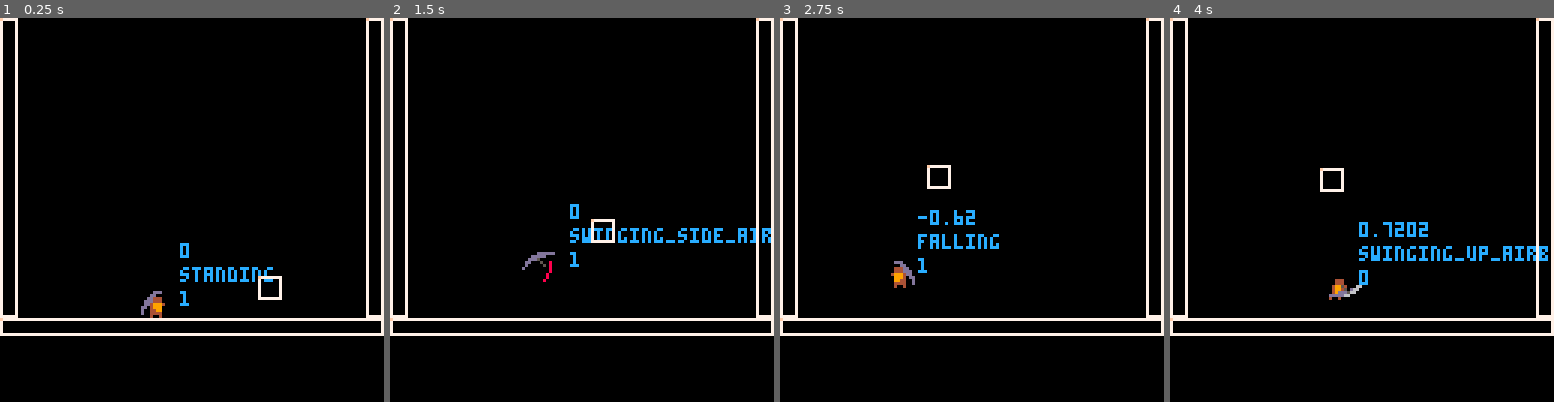
Above: before the commit, frames 1-4 (left to right).
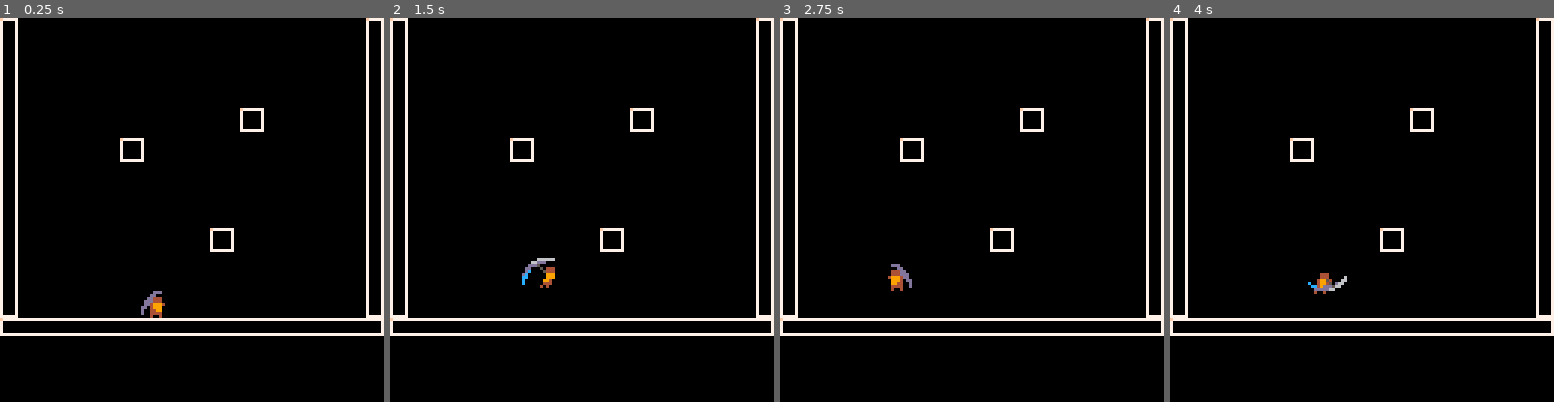
Above: after the commit, the same moments.

Repository: aylanonsense/pico-mining-pick
Game: PICO-8 cartridge cart.p8
Two runs of this game, one before a commit and one after it. Both use one fixed random seed, a clock stepped at 60 frames per second and the inputs below.
Inputs:
- Up to frame 1 (0.25 s): no input
- Up to frame 2 (1.5 s): tap O (Z key) at 0.33, 0.7, 1.43 s; tap X (X key) at 1.07 s
- Up to frame 3 (2.75 s): hold Left 1.97-2.37 s; tap X (X key) at 2.07, 2.4, 2.73 s; tap O (Z key) at 2.22 s; hold Down from 2.42 s (still down)
- Up to frame 4 (4 s): release Down at 2.82 s; hold Right 2.87-3.53 s; tap X (X key) at 3.07, 3.4, 3.73 s; tap O (Z key) at 3.1, 3.98 s; hold Up from 3.58 s (still down)

The runs differ from the first frame. In frame 1, 1.3% of the frame differs, in the area x 31-74%, y 23-75%; in frame 2, 2.0%; in frame 3, 1.6%; in frame 4, 2.4%, in the area x 31-99%, y 23-74%.

Commit message:
Downward swing animation

Diff:
--- a/cart.p8
+++ b/cart.p8
@@ -43,17 +43,18 @@
 		height=7,
 		collision_channel=1,
 		standing_platform=nil,
-		-- held_platform=nil,
+		hanging_platform=nil,
+		hanging_dx=0,
+		hanging_dy=0,
 		input_x=0,
 		input_y=0,
 		facing=1,
 		state=nil,
 		state_frames=0,
 		state_data=nil,
-		-- swing_type=nil,
 		animation_frame=nil,
-		-- hitbox_channel=1,
-		-- hitboxes=nil,
+		hitbox_channel=1,
+		hitboxes=nil,
 		state_diagram={
 			standing={
 				animation={{1}},
@@ -75,21 +76,6 @@
 				can_switch_facing=true,
 				is_airborne=false
 			},
-			swinging_up={
-				animation={{1}},
-				can_switch_facing=false,
-				is_airborne=false
-			},
-			swinging_side={
-				animation={{1}},
-				can_switch_facing=false,
-				is_airborne=false
-			},
-			swinging_down={
-				animation={{1}},
-				can_switch_facing=false,
-				is_airborne=false
-			},
 			jumping={
 				animation={
 					{10,0,0,4},
@@ -104,7 +90,6 @@
 				is_airborne=true
 			},
 			hanging={
-				animation={{1}},
 				can_switch_facing=false,
 				is_airborne=true
 			},
@@ -116,36 +101,42 @@
 				is_airborne=false,
 				next="standing"
 			},
-			swinging_up_airborne={
+			swinging_up={
 				animation={
 					{2,2,0,3,{}},
-					{3,2,0,2,{8,4,3,3}},
-					{4,-2,0,2,{}},
+					{3,2,0,2,{4,-8,7,7}},
+					{4,-2,0,2,{-5,-7,7,7}},
 					{5,-2,0,12,{}}
 				},
 				can_switch_facing=false,
 				is_airborne=true,
 				next="falling"
 			},
-			swinging_side_airborne={
+			swinging_side={
 				animation={
 					{6,-2,5,3,{}},
-					{7,2,5,2,{8,4,3,3}},
-					{8,2,5,2,{}},
+					{7,2,5,2,{5,-2,7,7}},
+					{8,2,5,2,{4,4,7,7}},
 					{9,-2,5,12,{}}
 				},
 				can_switch_facing=false,
 				is_airborne=true,
 				next="falling"
 			},
-			swinging_down_airborne={
-				animation={{1}},
+			swinging_down={
+				animation={
+					{12,1,6,3,{}},
+					{13,1,6,2,{5,-2,7,7}},
+					{14,-2,6,2,{4,4,7,7}},
+					{15,-2,6,12,{}}
+				},
 				can_switch_facing=false,
-				is_airborne=true
+				is_airborne=true,
+				next="falling"
 			}
 		},
 		init=function(self)
-			-- self.hitboxes={}
+			self.hitboxes={}
 			self:set_state("standing")
 			self:calc_animation_frame()
 		end,
@@ -157,101 +148,119 @@
 			if self.standing_platform then
 				base_vx,base_vy=self.standing_platform.vx,self.standing_platform.vy
 			end
-			-- fall downwards
-			self.vy+=0.05
-			-- jump when x is pressed
-			if button_presses[5]<5 and self.standing_platform then
-				self.vy=base_vy-1.6
-				button_presses[5]=99
-				self:set_state("jumping")
-				self.standing_platform=nil
-			-- land upon touching the ground
-			elseif self.state_data.is_airborne and self.standing_platform then
-				self:set_state("landing")
-			end
-			-- releasing x causes early deceleration
-			if self.state=="jumping" and self.state_frames>5 and not buttons[5] then
-				self:set_state("falling")
-				if self.vy<base_vy-0.6 then
-					self.vy=base_vy-0.6
-				end
-			end
-			local max_speed=1
-			local dec=0.2
-			local max_dec=0.4
-			local turn_around_dec=0.4
-			local acc=0.3
-			if self.state_data.is_airborne then
-				max_speed=1
-				dec=0.02
-				max_dec=0.2
-				turn_around_dec=0.1
-				acc=0.07
-			end
-			if self.input_x!=0 then
-				-- run forward
-				if self.vx==base_vx or (self.vx>base_vx)==(self.input_x>0) then
-					if self.vx==mid(base_vx-max_speed,self.vx,base_vx+max_speed) then
-						self.vx=mid(base_vx-max_speed,self.vx+self.input_x*acc,base_vx+max_speed)
-					end
+			if self.hanging_platform then
+				base_vx,base_vy=self.hanging_platform.vx,self.hanging_platform.vy
+			end
+			-- jump while hanging
+			if self.state=="hanging" then
+				self.vx=self.hanging_platform.vx
+				self.vy=self.hanging_platform.vy
+				if button_presses[5]<5 then
+					self:set_state("jumping")
+					self.hanging_platform=nil
+					if self.input_x==0 then
+						self.vy=ternary(self.input_y>0,base_vy+0.3,base_vy-1.5)
+						button_presses[5]=99
+					else
+						self.facing=self.input_x
+						self.vx=base_vx+1.5*self.input_x
+						self.vy=base_vy-0.8
+					end
+				end
+			end
+			if self.state!="hanging" then
+				-- fall downwards
+				self.vy+=0.05
+				-- jump when x is pressed
+				if button_presses[5]<5 and self.standing_platform then
+					self.vy=base_vy-1.6
+					button_presses[5]=99
+					self:set_state("jumping")
+					self.standing_platform=nil
+				-- land upon touching the ground
+				elseif self.state_data.is_airborne and self.standing_platform then
+					self:set_state("landing")
+				end
+				-- releasing x causes early deceleration
+				if self.state=="jumping" and self.state_frames>3 and not buttons[5] then
+					self:set_state("falling")
+					if self.vy<base_vy-0.6 then
+						self.vy=base_vy-0.6
+					end
+				end
+				local max_speed=1
+				local dec=0.2
+				local max_dec=0.4
+				local turn_around_dec=0.4
+				local acc=0.3
+				if self.state_data.is_airborne then
+					max_speed=ternary(self.state=="jumping",1.5,1)
+					dec=0.02
+					max_dec=0.1
+					turn_around_dec=0.1
+					acc=0.07
+				end
+				if self.input_x!=0 then
+					-- run forward
+					if self.vx==base_vx or (self.vx>base_vx)==(self.input_x>0) then
+						if self.vx==mid(base_vx-max_speed,self.vx,base_vx+max_speed) then
+							self.vx=mid(base_vx-max_speed,self.vx+self.input_x*acc,base_vx+max_speed)
+						end
+						if not self.state_data.is_airborne then
+							self:set_state("running")
+						end
+					-- turn around
+					else
+						self.vx+=self.input_x*turn_around_dec
+						if not self.state_data.is_airborne then
+							self:set_state("turning_around")
+						end
+					end
+				else
+					-- skid to a stop
+					if self.vx>base_vx then
+						self.vx=max(base_vx,self.vx-dec)
+					else
+						self.vx=min(base_vx,self.vx+dec)
+					end
+					if self.vx!=base_vx and not self.state_data.is_airborne then
+						self:set_state("skidding")
+					end
+				end
+				-- stand still
+				if self.vx==base_vx and self.input_x==0 and self.standing_platform and self.state!="landing" then
+					self:set_state("standing")
+				end
+				-- fall off edges
+				if not self.standing_platform and not self.state_data.is_airborne then
+					self:set_state("falling")
+				end
+				-- switch facing
+				if self.input_x!=0 and self.state_data.can_switch_facing then
+					self.facing=self.input_x
+				end
+				-- don't move too fast horizontally
+				if self.vx>base_vx+max_speed then
+					self.vx=max(base_vx+max_speed,self.vx-max_dec)
+				elseif self.vx<base_vx-max_speed then
+					self.vx=min(base_vx-max_speed,self.vx+max_dec)
+				end
+				-- take a swing when z is pressed
+				if button_presses[4]<1 then
 					if not self.state_data.is_airborne then
-						self:set_state("running")
-					end
-				-- turn around
-				else
-					self.vx+=self.input_x*turn_around_dec
-					if not self.state_data.is_airborne then
-						self:set_state("turning_around")
-					end
-				end
-			else
-				-- skid to a stop
-				if self.vx>base_vx then
-					self.vx=max(base_vx,self.vx-dec)
-				else
-					self.vx=min(base_vx,self.vx+dec)
-				end
-				if self.vx!=base_vx and not self.state_data.is_airborne then
-					self:set_state("skidding")
-				end
-			end
-			-- stand still
-			if self.vx==base_vx and self.input_x==0 and self.standing_platform and self.state!="landing" then
-				self:set_state("standing")
-			end
-			-- fall off edges
-			if not self.standing_platform and not self.state_data.is_airborne then
-				self:set_state("falling")
-			end
-			-- switch facing
-			if self.input_x!=0 and self.state_data.can_switch_facing then
-				self.facing=self.input_x
-			end
-			-- don't move too fast horizontally
-			if self.vx>base_vx+max_speed then
-				self.vx=max(base_vx+max_speed,self.vx-max_dec)
-			elseif self.vx<base_vx-max_speed then
-				self.vx=min(base_vx-max_speed,self.vx+max_dec)
-			end
-			-- take a swing when z is pressed
-			if button_presses[4]<1 then
-				button_presses[4]=99
-				local swing_dir="side"
-				if self.input_y<0 then
-					swing_dir="up"
-				elseif self.input_y>0 then
-					swing_dir="down"
-				end
-				self:set_state("swinging_"..swing_dir..ternary(self.state_data.is_airborne,"_airborne",""))
-				-- if self.state=="default" then
-					-- if self.vy>base_vy-1 then
-					-- 	self.vy=min(-0.5,max(self.vy-1.5,base_vy-1))
-					-- end
-				-- end
-			end
-			-- -- keep velocity within reasonable bounds
-			-- self.vx=mid(base_vx-1,self.vx,base_vx+1)
-			-- self.vy=mid(base_vy-2,self.vy,base_vy+2)
+						self.vy=-0.43
+						self.standing_platform=nil
+					end
+					button_presses[4]=99
+					local swing_dir="side"
+					if self.input_y<0 then
+						swing_dir="up"
+					elseif self.input_y>0 then
+						swing_dir="down"
+					end
+					self:set_state("swinging_"..swing_dir)
+				end
+			end
 			-- move and check for collisions
 			self.standing_platform=nil
 			self:apply_velocity()
@@ -259,34 +268,42 @@
 			self:calc_animation_frame()
 		end,
 		post_update=function(self)
-			-- -- calculate hitboxes
-			-- self.hitboxes={}
-			-- if self.state=="swing" then
-			-- 	local i
-			-- 	local hitbox_data=self.animation_frame[2]
-			-- 	for i=1,#hitbox_data,4 do
-			-- 		if self.facing>0 then
-			-- 			add(self.hitboxes,{
-			-- 				x=self.x+hitbox_data[i],
-			-- 				y=self.y+hitbox_data[i+1],
-			-- 				width=hitbox_data[i+2],
-			-- 				height=hitbox_data[i+3]
-			-- 			})
-			-- 		else
-			-- 			add(self.hitboxes,{
-			-- 				x=self.x+self.width-hitbox_data[i]-hitbox_data[i+2],
-			-- 				y=self.y+hitbox_data[i+1],
-			-- 				width=hitbox_data[i+2],
-			-- 				height=hitbox_data[i+3]
-			-- 			})
-			-- 		end
-			-- 	end
-			-- end
+			-- calculate hitboxes
+			self.hitboxes={}
+			local hitbox_data=self.animation_frame[5]
+			if self.state!="hanging" and hitbox_data then
+				local i
+				for i=1,#hitbox_data,4 do
+					if self.facing>0 then
+						add(self.hitboxes,{
+							x=self.x+hitbox_data[i],
+							y=self.y+hitbox_data[i+1],
+							width=hitbox_data[i+2],
+							height=hitbox_data[i+3]
+						})
+					else
+						add(self.hitboxes,{
+							x=self.x+self.width-hitbox_data[i]-hitbox_data[i+2],
+							y=self.y+hitbox_data[i+1],
+							width=hitbox_data[i+2],
+							height=hitbox_data[i+3]
+						})
+					end
+				end
+			end
+			-- hang onto an object
+			if self.state=="hanging" then
+				self.x=self.hanging_platform.x+self.hanging_dx
+				self.y=self.hanging_platform.y+self.hanging_dy
+			end
 		end,
 		draw=function(self)
 			pal(1,0)
 			pal(2,0)
-			-- self:draw_outline()
+			if (self.state=="hanging" and self.state_frames<2) or (self.state!="hanging" and self.state_frames<9) then
+				pal(2,12)
+			end
+			-- pal(2,ternary(self.state=="hanging" or self.state_frames>8,0,12))
 			if self.animation_frame then
 				local sprite=self.animation_frame[1]-1
 				sspr(16*(sprite%8),16*flr(sprite/8),16,16,
@@ -294,10 +311,11 @@
 					self.y+(self.animation_frame[3] or 0)-8.5,
 					16,16,self.facing<0)
 			end
-			print(self.vx,self.x+10,self.y-18,12)
-			print(self.state,self.x+10,self.y-10,12)
-			print(self.state_frames,self.x+10,self.y-2,12)
+			-- print(self.vx,self.x+10,self.y-18,12)
+			-- print(self.state,self.x+10,self.y-10,12)
+			-- print(self.state_frames,self.x+10,self.y-2,12)
 			pal()
+			-- self:draw_outline()
 			-- local i
 			-- for i=1,#self.hitboxes do
 			-- 	rect(self.hitboxes[i].x+0.5,
@@ -307,45 +325,50 @@
 			-- end
 		end,
 		calc_animation_frame=function(self)
-			local frame
-			-- figure out how long the animation lasts
-			local anim_length=0
-			for frame in all(self.state_data.animation) do
-				anim_length+=(frame[4] or 1)
-			end
-			-- figure out which frame of the animation is active
-			local sum=0
-			for frame in all(self.state_data.animation) do
-				if sum<=self.state_frames%anim_length then
-					self.animation_frame=frame
-				end
-				sum+=(frame[4] or 1)
-			end
-			-- change state if animation has looped
-			if sum<=self.state_frames and self.state_data.next then
-				self:set_state(self.state_data.next)
-				self:calc_animation_frame()
-			end
-		end,
-		is_hitting=function(self,other)
-			-- local hitbox
-			-- for hitbox in all(self.hitboxes) do
-			-- 	if is_overlapping(hitbox,other) then
-			-- 		return true
-			-- 	end
-			-- end
-			-- return false
+			if self.state_data.animation then
+				local frame
+				-- figure out how long the animation lasts
+				local anim_length=0
+				for frame in all(self.state_data.animation) do
+					anim_length+=(frame[4] or 1)
+				end
+				-- figure out which frame of the animation is active
+				local sum=0
+				for frame in all(self.state_data.animation) do
+					if sum<=self.state_frames%anim_length then
+						self.animation_frame=frame
+					end
+					sum+=(frame[4] or 1)
+				end
+				-- change state if animation has looped
+				if sum<=self.state_frames and self.state_data.next then
+					self:set_state(self.state_data.next)
+					self:calc_animation_frame()
+				end
+			end
+		end,
+		check_for_hits=function(self,other)
+			local hitbox
+			for hitbox in all(self.hitboxes) do
+				if is_overlapping(hitbox,other) then
+					self:on_hit(other,hitbox)
+					other:on_hurt(self)
+					break
+				end
+			end
 		end,
 		on_collide=function(self,dir,platform)
 			if dir=="bottom" then
 				self.standing_platform=platform
 			end
 		end,
-		on_hit=function(self,other)
-			-- self:set_state("holding")
-			-- self.held_platform=other
-			-- self.vx=other.vx
-			-- self.vy=other.vy
+		on_hit=function(self,other,hitbox)
+			self:set_state("hanging")
+			self.hanging_platform=other
+			self.hanging_dx=flr(self.x-other.x+0.5)
+			self.hanging_dy=flr(self.y-other.y+0.5)
+			self.vx=other.vx
+			self.vy=other.vy
 		end,
 		set_state=function(self,state)
 			if self.state!=state then
@@ -386,8 +409,8 @@
 		hurtbox_channel=1,
 		update_priority=9,
 		update=function(self)
-			self.vx=ternary(self.frames_alive%200>100,0.5,-0.5)
-			self.vy=ternary(self.frames_alive%200>100,0.5,-0.5)
+			-- self.vx=ternary(self.frames_alive%200>100,0.5,-0.5)
+			-- self.vy=ternary(self.frames_alive%200>100,0.5,-0.5)
 			self:apply_velocity()
 		end
 	}
@@ -405,12 +428,8 @@
 	init_scene("game")
 end
 
--- local skip_frames=0
 function _update()
-	-- skip_frames=increment_counter(skip_frames)
-	-- if skip_frames%10>0 then
-	-- 	return
-	-- end
+	-- skip_frames=skip_frames==nil and 1 or skip_frames+1 if skip_frames%5>0 then return end
 	-- keep track of inputs (because btnp repeats presses)
 	local i
 	for i=0,5 do
@@ -482,7 +501,9 @@
 	create_entity("block",{x=0,y=100,width=128})
 	create_entity("block",{x=0,y=0,height=100})
 	create_entity("block",{x=122,y=0,height=100})
-	create_entity("climbable_block",{x=90,y=90})
+	create_entity("climbable_block",{x=70,y=70})
+	create_entity("climbable_block",{x=40,y=40})
+	create_entity("climbable_block",{x=80,y=30})
 	-- immediately add new entities to the game
 	add_new_entities()
 end
@@ -511,10 +532,8 @@
 	local entity2
 	for entity in all(entities) do
 		for entity2 in all(entities) do
-			if entity!=entity2 and band(entity.hitbox_channel,entity2.hurtbox_channel)>0 and entity:is_hitting(entity2) then
-				-- entity hit entity2
-				entity:on_hit(entity2)
-				entity2:on_hurt(entity)
+			if entity!=entity2 and band(entity.hitbox_channel,entity2.hurtbox_channel)>0 then
+				entity:check_for_hits(entity2)
 			end
 		end
 	end
@@ -621,8 +640,11 @@
 			end
 		end,
 		on_collide=noop,
-		is_hitting=function(self,other)
-			return is_overlapping(self,other)
+		check_for_hits=function(self,other)
+			if is_overlapping(self,other) then
+				self:on_hit(other)
+				other:on_hurt(self)
+			end
 		end,
 		on_hurt=noop,
 		on_hit=noop
Not shown, changed: 30 lines of the sprite sheet (__gfx__) section of cart.p8
